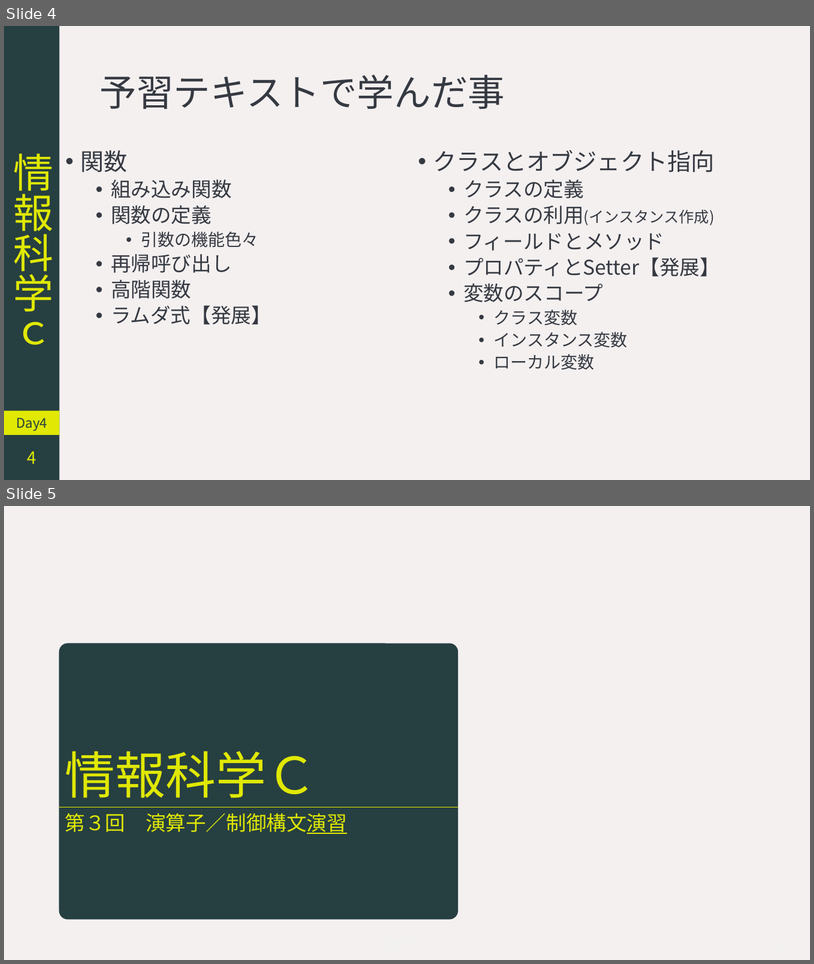
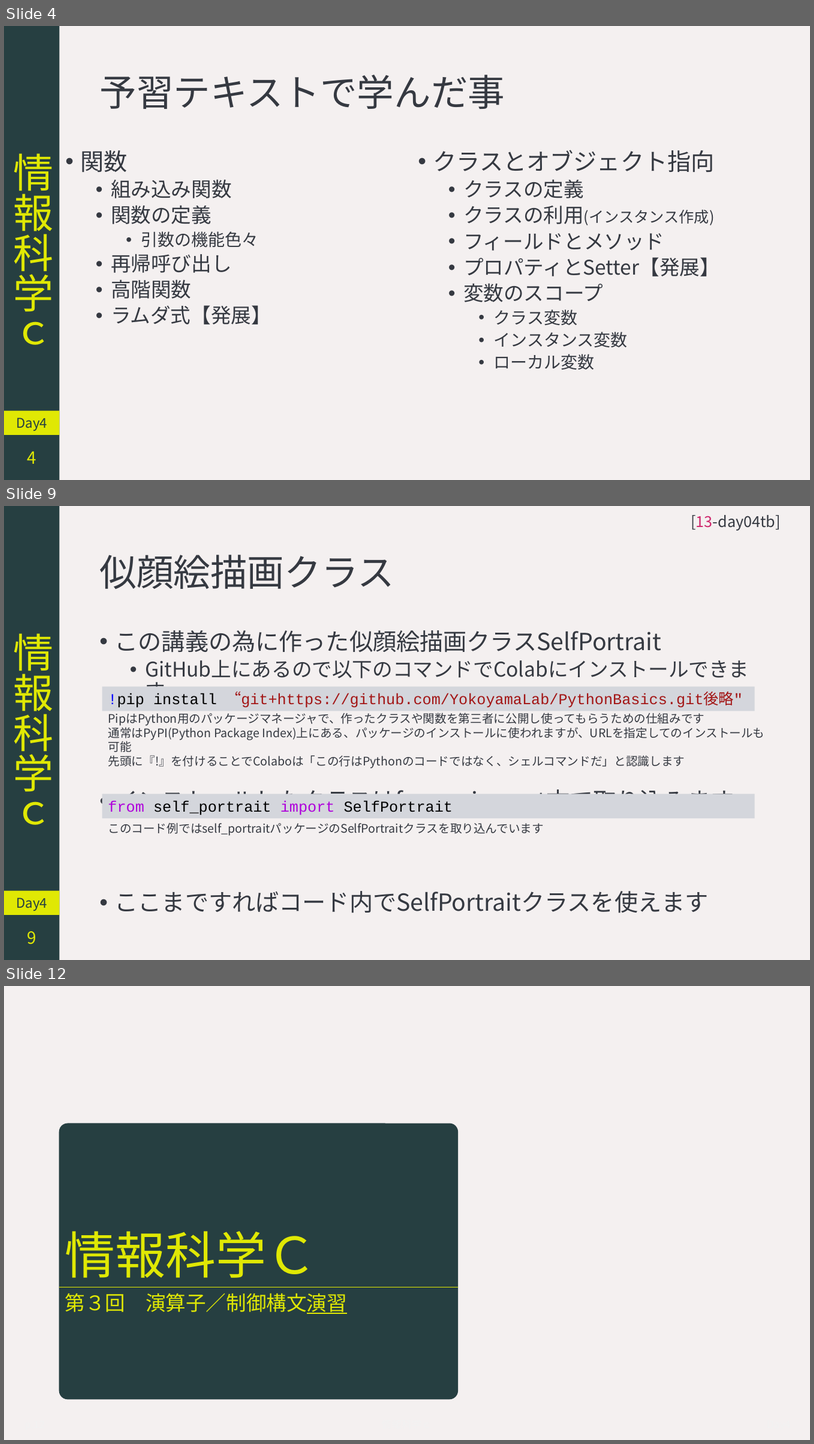
Before and after one commit to YokoyamaLab/PythonBasics, a slide deck: slides/computerScience_day4.pptx. Shown one above the other, each under a label of ours: slides 4 and 5 before the commit, slides 4, 9 and 12 after it; the slides between them are not shown. The pictures are 814x964 and 814x1444 pixels, drawn with LibreOffice and Linux fonts; fonts in the diff are those of the drawing. Boxes give left, top, right and bottom in pixels: in the first picture for what was removed or moved away, otherwise in the second. Text is boxed around its words. In the diff, an @@ line names an element or a change of style, - is before the commit and + after.

```diff
--- a/slides/computerScience_day4.pptx
+++ b/slides/computerScience_day4.pptx
@@ slide 9 added at <box>4,506,810,960</box>, background #F4F0F0 @@
@@ rectangle added at <box>4,506,60,960</box>, fill #263F41, 48 pt, text #E0E804 @@
+情報科学ｃ
@@ text added at <box>691,515,781,531</box>, 18 pt, text #353941 @@
+[13-day04tb]
@@ title added at <box>99,555,395,589</box>, 44 pt, text #353941 @@
+似顔絵描画クラス
@@ text added at <box>115,630,735,913</box>, 28 pt, text #353941 @@
+• この講義の為に作った似顔絵描画クラスSelfPortrait
+  • GitHub上にあるので以下のコマンドでColabにインストールできます
+• インストールしたクラスはfrom～import文で取り込みます
+• ここまですればコード内でSelfPortraitクラスを使えます
@@ rectangle added at <box>102,686,755,711</box>, fill #D4D6DC, 18 pt, text #A31515 @@
+!pip install “git+https://github.com/YokoyamaLab/PythonBasics.git後略"
@@ text added at <box>108,712,765,768</box>, 14 pt, text #353941 @@
+PipはPython用のパッケージマネージャで、作ったクラスや関数を第三者に公開し使ってもらうための仕組みです
+通常はPyPI(Python Package Index)上にある、パッケージのインストールに使われますが、URLを指定してのインストールも可能
+先頭に『!』を付けることでColaboは「この行はPythonのコードではなく、シェルコマンドだ」と認識します
@@ rectangle added at <box>102,794,755,818</box>, fill #D4D6DC, 18 pt, text #000000 @@
+from self_portrait import SelfPortrait
@@ text added at <box>108,823,544,835</box>, 14 pt, text #353941 @@
+このコード例ではself_portraitパッケージのSelfPortraitクラスを取り込んでいます
@@ rectangle added at <box>4,891,60,915</box>, fill #E0E804, 16 pt, text #263F41 @@
+Day4
@@ page number added at <box>27,931,36,944</box>, 20 pt, text #E0E804 @@
+9
@@ what was slide 5 is now slide 12 @@
```
Also in this commit, not shown: 5 slides changed, 6 other slides added, 2 other files.
